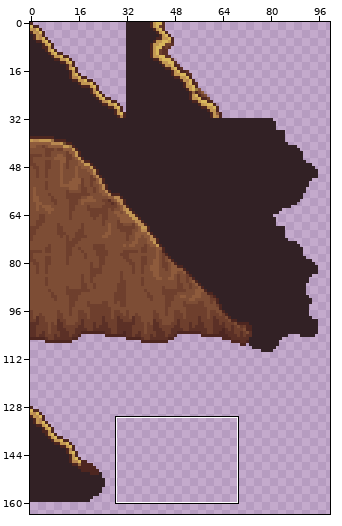
Two states of a sprite sheet, PG2D_2020_Dzienni_FD_Projekt/Content/Map/mojtileset.png. Above, an overview of the earlier version with the close-up marked.
Close-up. Before:
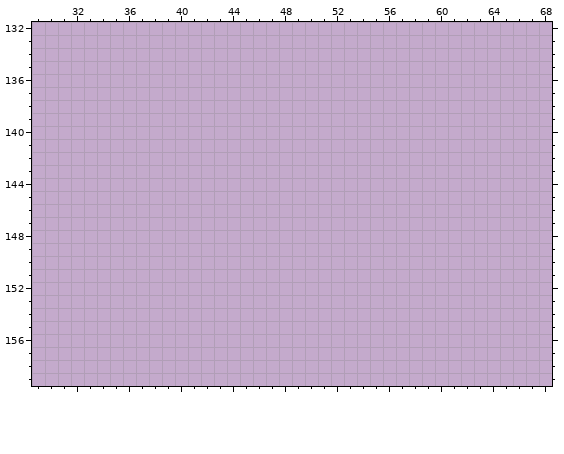
The file is 480x480 pixels. Pixels under 10% opacity are left out. Colours within 5 levels of each other are drawn and written as one. Shown: x 29..68, y 132..159. The wide view leaves out empty margins.
New version:
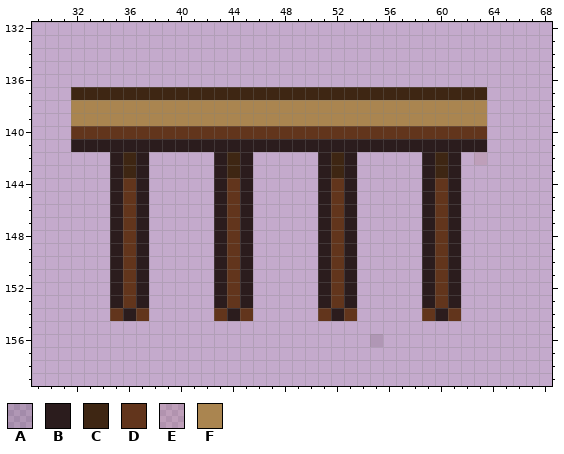
Palette (. is transparent): A #2b1c1d22  B #2b1c1d  C #3e2613  D #62351c  E #8f50301e  F #aa8550
Change:
@@ x 29..68 @@
 136 ........................................
-137 ........................................
-138 ........................................
-139 ........................................
-140 ........................................
-141 ........................................
-142 ........................................
-143 ........................................
-144 ........................................
-145 ........................................
-146 ........................................
-147 ........................................
-148 ........................................
-149 ........................................
-150 ........................................
-151 ........................................
-152 ........................................
-153 ........................................
-154 ........................................
+137 ...CCCCCCCCCCCCCCCCCCCCCCCCCCCCCCCC.....
+138 ...FFFFFFFFFFFFFFFFFFFFFFFFFFFFFFFF.....
+139 ...FFFFFFFFFFFFFFFFFFFFFFFFFFFFFFFF.....
+140 ...DDDDDDDDDDDDDDDDDDDDDDDDDDDDDDDD.....
+141 ...BBBBBBBBBBBBBBBBBBBBBBBBBBBBBBBB.....
+142 ......BCB.....BCB.....BCB.....BCB.E.....
+143 ......BCB.....BCB.....BCB.....BCB.......
+144 ......BDB.....BDB.....BDB.....BDB.......
+145 ......BDB.....BDB.....BDB.....BDB.......
+146 ......BDB.....BDB.....BDB.....BDB.......
+147 ......BDB.....BDB.....BDB.....BDB.......
+148 ......BDB.....BDB.....BDB.....BDB.......
+149 ......BDB.....BDB.....BDB.....BDB.......
+150 ......BDB.....BDB.....BDB.....BDB.......
+151 ......BDB.....BDB.....BDB.....BDB.......
+152 ......BDB.....BDB.....BDB.....BDB.......
+153 ......BDB.....BDB.....BDB.....BDB.......
+154 ......DBD.....DBD.....DBD.....DBD.......
 155 ........................................
-156 ........................................
+156 ..........................A.............
 157 ........................................
Where, in picture pixels (left, top, right, bottom), the same in both close-ups:
added: (71, 87, 487, 347)
